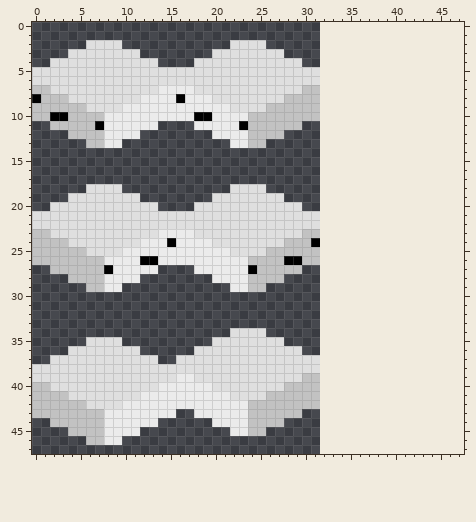
A pixel-art sprite gets an edit: sprites/player.png. The first picture shows the starting point.
The file is 32x48 pixels. The old version is drawn lined up with the new one, on the new canvas.
The same view after the edit:
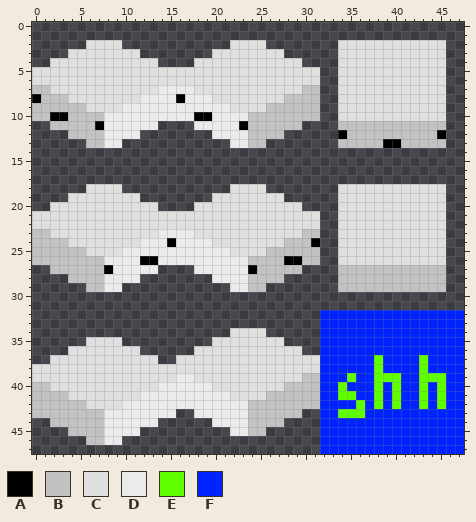
Palette (. is transparent): A #000000  B #c2c2c2  C #dfdfdf  D #ebebeb  E #5fff00  F #0023ff
Edits made:
canvas 32x48 -> 48x48
The edit adds colour A in row 12 at x 34 and 45; in row 13 at x 39 to 40.
The edit adds colour B in row 11 at x 34 to 45; in row 12 at x 35 to 44; in row 13 at x 34 to 38 and 41 to 45; in rows 27 to 29 at x 34 to 45.
The edit adds colour C in rows 2 to 10 at x 34 to 45; in rows 18 to 26 at x 34 to 45.
The edit adds colour E in rows 37 to 38 at x 38 and 43; in row 39 at x 35, 38 to 40 and 43 to 45; in row 40 at x 34, 38, 40, 43 and 45; in row 41 at x 34 to 35, 38, 40, 43 and 45; in row 42 at x 36, 38, 40, 43 and 45; in row 43 at x 34 to 36.
The edit adds colour F in rows 32 to 36 at x 32 to 47; in rows 37 to 38 at x 32 to 37, 39 to 42 and 44 to 47; in row 39 at x 32 to 34, 36 to 37, 41 to 42 and 46 to 47; in row 40 at x 32 to 33, 35 to 37, 39, 41 to 42, 44 and 46 to 47; in row 41 at x 32 to 33, 36 to 37, 39, 41 to 42, 44 and 46 to 47; in row 42 at x 32 to 35, 37, 39, 41 to 42, 44 and 46 to 47.
The edit adds colour F in row 43 at x 32 to 33 and 37 to 47; in rows 44 to 47 at x 32 to 47.
Pixel boxes of the changes (left, top, right, bottom) in both pictures:
added: (338, 40, 446, 148)
added: (320, 184, 464, 454)
